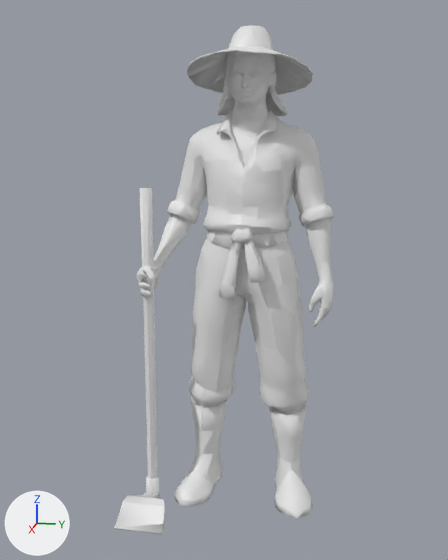
The glTF model art/meshes/civilians/farm_worker.glb as it was, and as the next commit left it.
Before and after are seen from a 50 mm camera at (2.118, 0.349, 1.392) aimed at (0.003, -0.074, 0.864). The axes (+X, +Y, +Z) are drawn at lower left. The lights are the same throughout. The first picture is the older version. Where no turn or scale is listed for an object, it has been applied to the vertices.

The first picture shows 'boot', 'face', 'keffiyeh', 'metal', 'uniform', 'wood'.
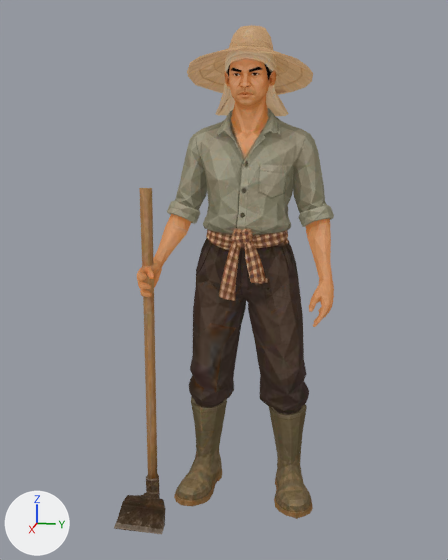
What differs and where, as boxes [x1, y1, x2, y2] in the pictures (448 x 560 px):
'uniform', recoloured (darker)
    both: [167, 65, 334, 415]
'boot', recoloured (white to brown)
    both: [174, 396, 313, 519]
'face', recoloured
    both: [137, 55, 334, 327]
'keffiyeh', recoloured (white to brown)
    both: [187, 25, 313, 116]
'wood', recoloured (white to brown)
    both: [139, 188, 160, 498]
'metal', recoloured (white to brown)
    both: [114, 493, 165, 534]

Diff of the bpy script that builds the scene:
```diff
--- a/art/meshes/civilians/farm_worker.glb.py
+++ b/art/meshes/civilians/farm_worker.glb.py
@@ img_base_color @@
+img_base_color = load_image('base_color', '_unpacked/base_color', 1024, 1024, 'sRGB')
@@ mat_material_1 @@
+mat_material_1 = bpy.data.materials.new('Material_1')
+# uses the picture img_base_color
@@ me_boot @@
 me_boot.from_pydata(...)  # 188 vertices, 368 faces; spans x -0.189..0.116, y -0.263..0.271, z 0.0..0.356
+me_boot.materials.append(mat_material_1)
@@ me_face @@
 me_face.from_pydata(...)  # 754 vertices, 1356 faces; spans x -0.164..0.152, y -0.364..0.313, z 0.705..1.68
+me_face.materials.append(mat_material_1)
@@ me_keffiyeh @@
 me_keffiyeh.from_pydata(...)  # 332 vertices, 621 faces; spans x -0.285..0.141, y -0.214..0.214, z 1.428..1.72
+me_keffiyeh.materials.append(mat_material_1)
@@ me_metal @@
 me_metal.from_pydata(...)  # 27 vertices, 50 faces; spans x 0.107..0.285, y -0.419..-0.239, z 0.0..0.067
+me_metal.materials.append(mat_material_1)
@@ me_uniform @@
 me_uniform.from_pydata(...)  # 1178 vertices, 2096 faces; spans x -0.202..0.103, y -0.31..0.302, z 0.319..1.663
+me_uniform.materials.append(mat_material_1)
@@ me_wood @@
 me_wood.from_pydata(...)  # 46 vertices, 88 faces; spans x 0.07..0.123, y -0.359..-0.303, z 0.0..1.193
+me_wood.materials.append(mat_material_1)
```
